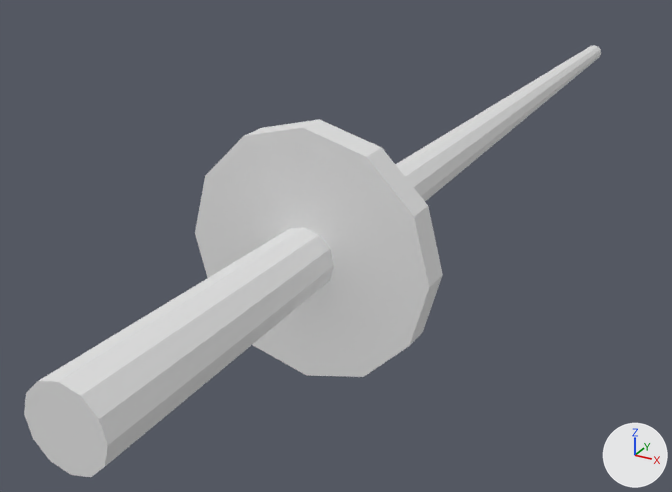
Two versions of the Blender file working/subahu/Spindle/Spindle.blend, one commit apart.
Camera for both pictures: a 50 mm lens placed at (1.62, -4.16, 1.44), pointed at (-0.44, -0.4, -0.44). Every picture has the same lights, and +X, +Y and +Z are marked at lower right.

The older version as bpy lines, for what is in view:
```python
me_cylinder = bpy.data.meshes.new('Cylinder')
me_cylinder.from_pydata(...)  # a 12-sided cut cone along z (radius 0.46 at the low end, 1.26 at the high end) spanning x -1.26..1.26, y -1.26..1.26, z -1.0..1.0
me_cylinder_001 = bpy.data.meshes.new('Cylinder.001')
me_cylinder_001.from_pydata(...)  # a 12-sided cylinder along z spanning x -1.0..1.0, y -1.0..1.0, z -1.0..1.0
ob_cylinder = bpy.data.objects.new('Cylinder', me_cylinder_001)
ob_cylinder.location = (0.0, -1.384, 0.0)
ob_cylinder.rotation_euler = (-1.571, 0.0, 0.0)  # degrees (-90, 0, 0)
ob_cylinder.scale = (0.504, 0.504, 0.0597)
ob_spindle = bpy.data.objects.new('spindle', me_cylinder)
ob_spindle.location = (0.0, 0.0, 0.0)
ob_spindle.rotation_euler = (1.571, 0.0, 0.0)  # degrees (90, 0, 0)
ob_spindle.scale = (0.117, 0.117, 2.69)
```
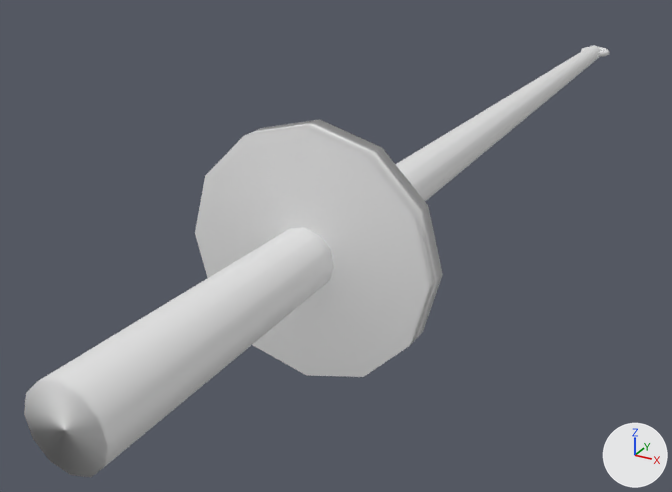
Commit message: added dettail spindle

Edits to the bpy script that builds the scene:
```text
Change me_cylinder_001:
    where me_cylinder_001.from_pydata(...)  # 24 vertices, 14 faces; spans x -1.0..1.0, y -1.0..1.0, z -1.0..1.0
    used by ob_cylinder; location = (0.0, -1.384, 0.0); rotation_euler = (-1.571, 0.0, 0.0), in degrees (-90, 0, 0); scale = (0.504, 0.504, 0.0597)
    me_cylinder_001 part 1: all faces are now shaded smooth (14 of 14 changed)
Change me_cylinder:
    where me_cylinder.from_pydata(...)  # 24 vertices, 14 faces; spans x -1.26..1.26, y -1.26..1.26, z -1.0..1.0
    used by ob_spindle; location = (0.0, 0.0, 0.0); rotation_euler = (1.571, 0.0, 0.0), in degrees (90, 0, 0); scale = (0.117, 0.117, 2.69)
    me_cylinder part 2: all faces are now shaded smooth (14 of 14 changed)
Add me_torus:
    me_torus.from_pydata(...)  # 132 vertices, 120 faces; spans x -1.18..1.18, y -1.02..1.19, z -0.24..0.24
    me_torus.polygons.foreach_set('use_smooth', [True] * 120)
Add ob_torus:
    ob_torus = bpy.data.objects.new('Torus', me_torus)
    ob_torus.location = (0.0, 2.725, 0.0)
    ob_torus.scale = (0.0864, 0.0864, 0.0864)
```

Boxes (x1, y1, x2, y2) around the edits, measured in the pictures (672 x 492 px):
'Torus', added
    after: (581, 47, 609, 57)
part 1 of me_cylinder_001, shading changed
    both: (195, 119, 443, 377)
part 2 of me_cylinder, shading changed
    both: (24, 45, 601, 477)
